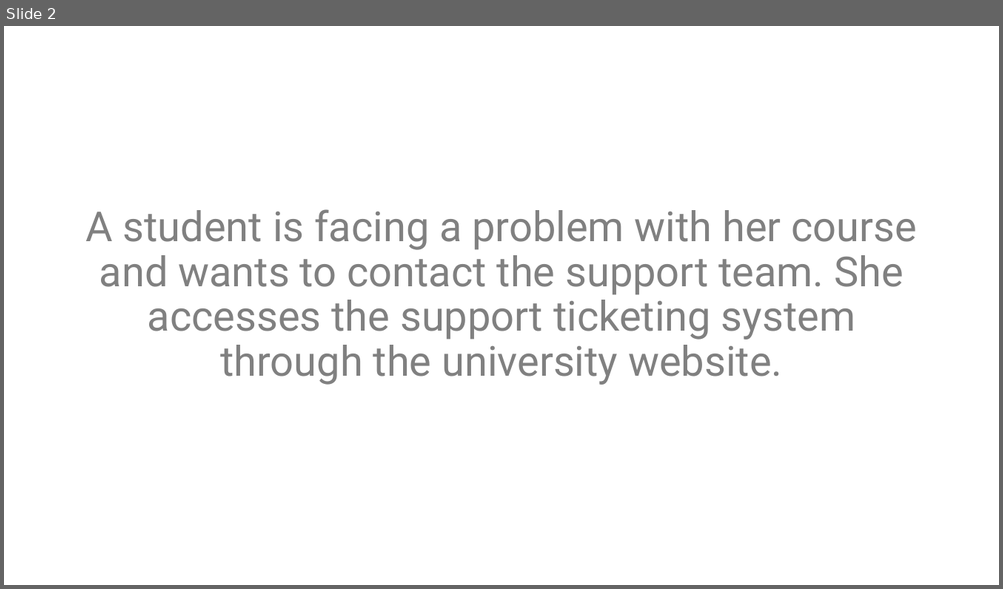
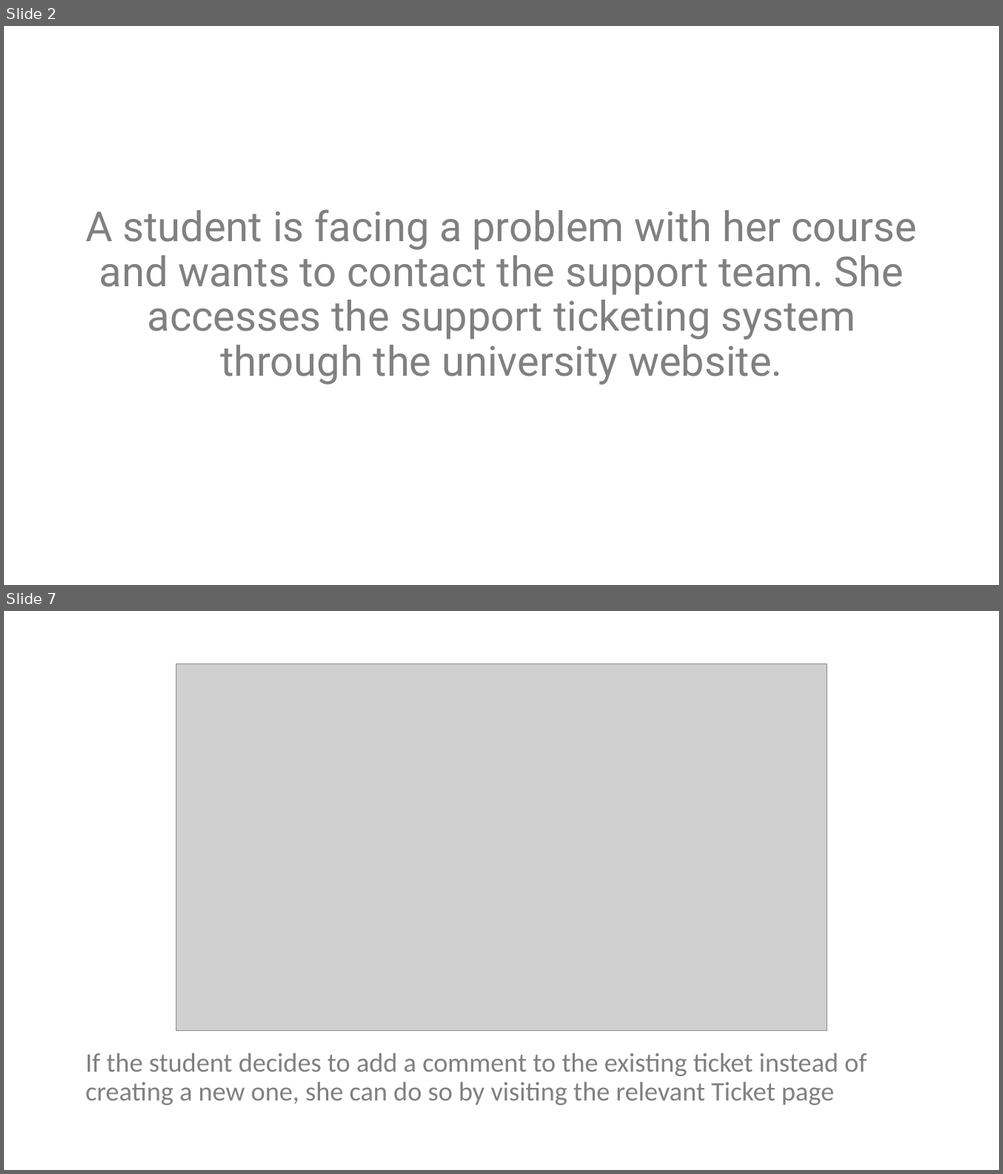
Before and after one commit to bsc-iitm/soft-engg-project-jan-2023-group-13, a slide deck: project/documents/m2-UserInterfaces/Storyboard - Smart Support.pptx. Shown one above the other, each under a label of ours: slide 2 before the commit, slides 2 and 7 after it; the slides between them are not shown. The pictures are 1003x589 and 1003x1174 pixels, drawn with LibreOffice and Linux fonts; fonts in the diff are those of the drawing; grey boxes stand for pictures. Boxes give left, top, right and bottom in pixels: in the first picture for what was removed or moved away, otherwise in the second. Text is boxed around its words. In the diff, an @@ line names an element or a change of style, - is before the commit and + after.

```diff
--- a/project/documents/m2-UserInterfaces/Storyboard - Smart Support.pptx
+++ b/project/documents/m2-UserInterfaces/Storyboard - Smart Support.pptx
@@ slide 7 added at box(4, 611, 999, 1170), background #FFFFFF @@
@@ picture added at box(176, 664, 826, 1031) @@
@@ text added at box(85, 1054, 866, 1105), 25.9 pt, text #808080 @@
+If the student decides to add a comment to the existing ticket instead of creating a new one, she can do so by visiting the relevant Ticket page
```
Also in this commit, not shown: 3 slides changed, 4 other slides added, 1 slide removed, 1 other file.
